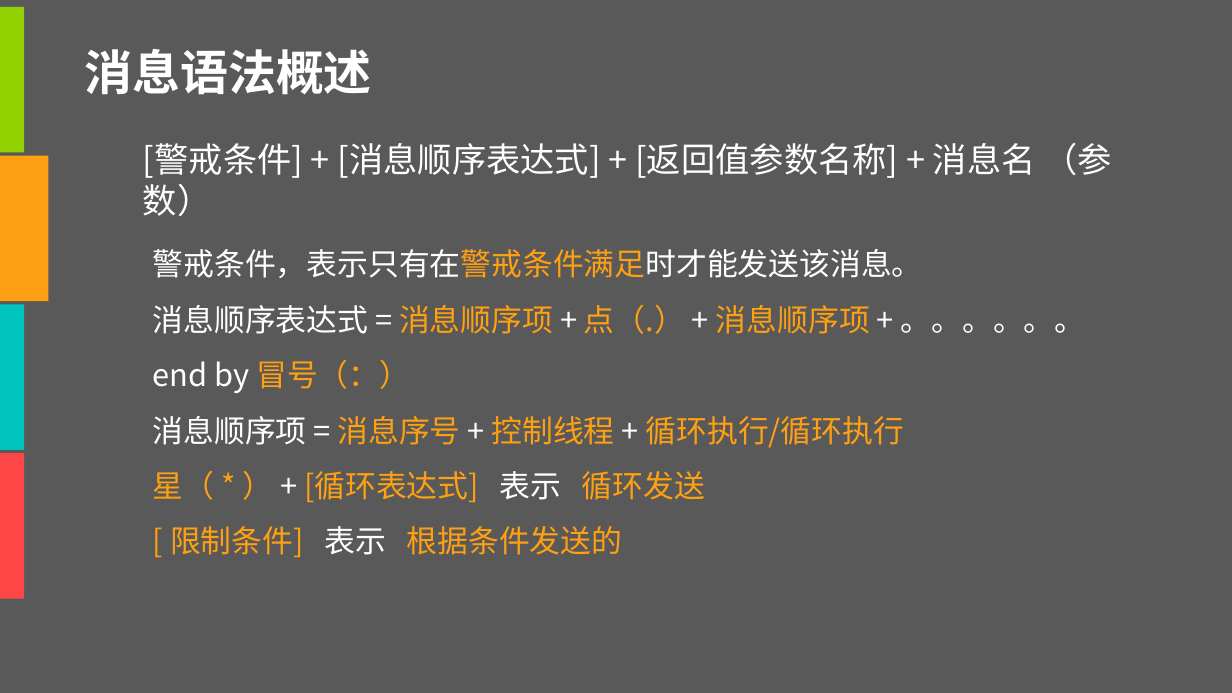
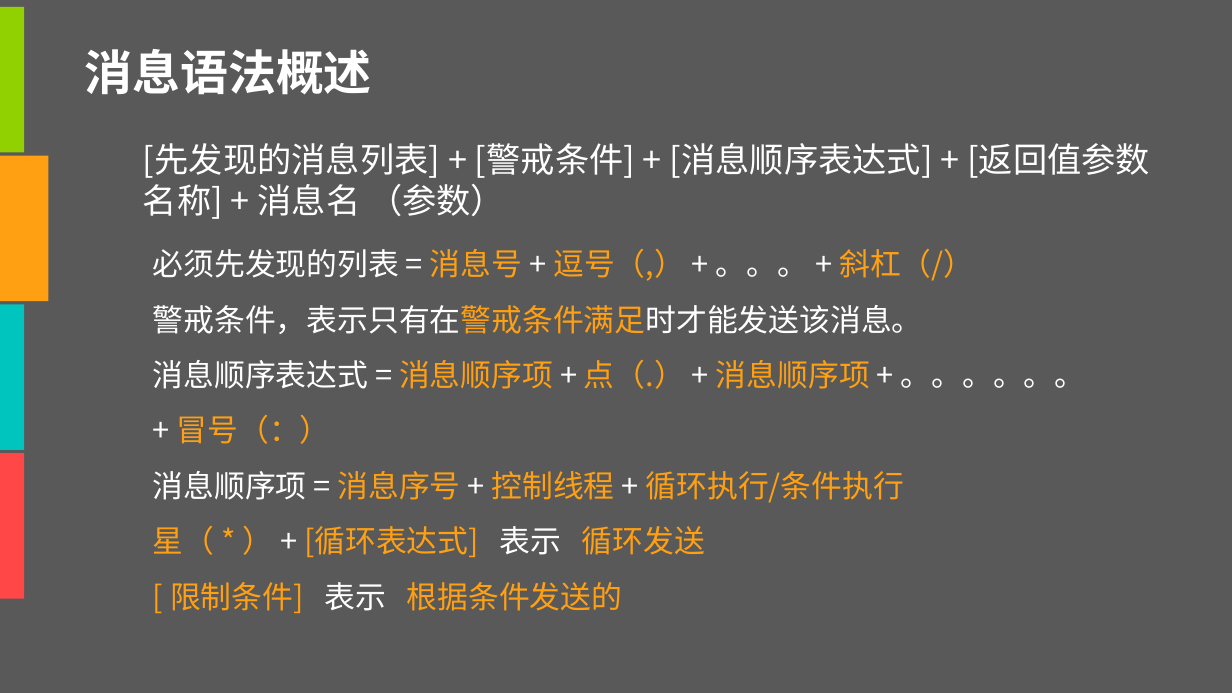
Before and after one commit to tzy502/G16, a slide deck: slide 37 of UML/UML六张图-G16.pptx (slide 38 before the commit). Drawn at 1232x693 pixels with LibreOffice and Linux fonts; fonts in the diff are those of the drawing. Boxes give left, top, right and bottom in pixels: in the first picture for what was removed or moved away, otherwise in the second. Text is boxed around its words. In the diff, an @@ line names an element or a change of style, - is before the commit and + after.

```diff
--- a/UML/UML六张图-G16.pptx
+++ b/UML/UML六张图-G16.pptx
@@ text at (x1=143, y1=143, x2=1150, y2=219): text changed @@
-[警戒条件] + [消息顺序表达式] + [返回值参数名称] + 消息名 （参数）
+[先发现的消息列表] + [警戒条件] + [消息顺序表达式] + [返回值参数名称] + 消息名 （参数）
@@ text at (x1=153, y1=249, x2=974, y2=281): paragraph added @@
+必须先发现的列表 = 消息号 + 逗号（,） + 。。。 + 斜杠（/）
@@ text at (x1=153, y1=415, x2=904, y2=503): text changed @@
-end by 冒号（：）
-消息顺序项 = 消息序号 + 控制线程 + 循环执行/循环执行
++ 冒号（：）
+消息顺序项 = 消息序号 + 控制线程 + 循环执行/条件执行
```
Also in this commit, not shown: 4 other slides changed, 1 slide added, 1 slide removed, 1 other file.
